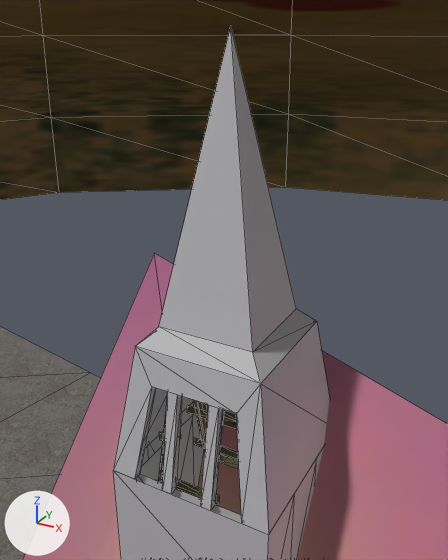
Renders of the OBJ model data/Clocktower/Model.obj from each side of a commit.
Camera for both pictures: a camera (50 mm lens) standing at (727.0, -1216.0, 1884.0) and looking at (-7.0, 121.0, 1216.0). Lighting does not change. The marker at lower left points along +X, +Y and +Z. Mesh edges are drawn as thin lines. Where no turn or scale is listed for an object, it has been applied to the vertices. Vertices at the same position are counted once.

Names of what the first picture shows: 'GEAR_CLTOWER_BODY', 'GEAR_CLTOWER_TOP', 'GEAR_CL_WOOD01', 'GEAR_GROUND00', 'GEAR_SKY', 'GEAR_SUN'.
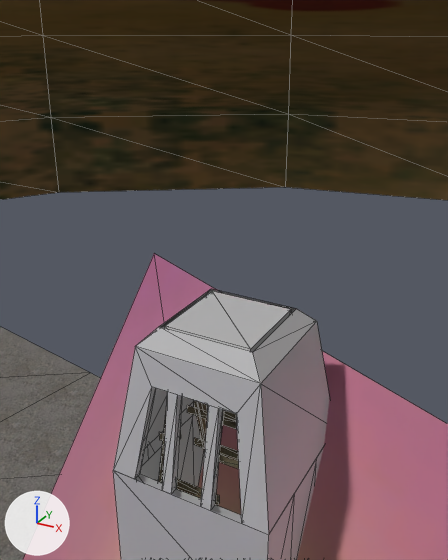
Pixel boxes (x1, y1, x2, y2) of what changed, in the pictures (448 x 560 px):
'GEAR_CLTOWER_TOP', reshaped (52% shorter)
    before: (113, 27, 330, 534)
    after: (113, 289, 330, 534)
part 1 of me_gear_cltower_top, deleted
    before: (159, 27, 296, 352)

What changed in the scene script:
```text
Change me_gear_cltower_top:
    where me_gear_cltower_top.from_pydata(...)  # 73 vertices, 102 faces; spans x -250.0..250.0, y -110.0..390.0, z 647.0..1847.0
    used by ob_gear_cltower_top; location = (0.0, 0.0, 0.0)
    verts and faces of me_gear_cltower_top; kept vertices keep their numbers, new ones are numbered from 73
    before: 62 (141.0, -1.0, 1097.0) at pixel (252, 352), 63 (141.0, 281.0, 1097.0) at pixel (296, 308), 64 (-141.0, -1.0, 1097.0) at pixel (158, 326), 65 (-141.0, 281.0, 1097.0), 72 (0.0, 140.0, 1847.0) at pixel (230, 25)
    me_gear_cltower_top part 1
    add delete_vertices([72])  # with the faces that use them
    remove me_gear_cltower_top.materials.append(mat_mat_null)  # white #e7e7e7
```
